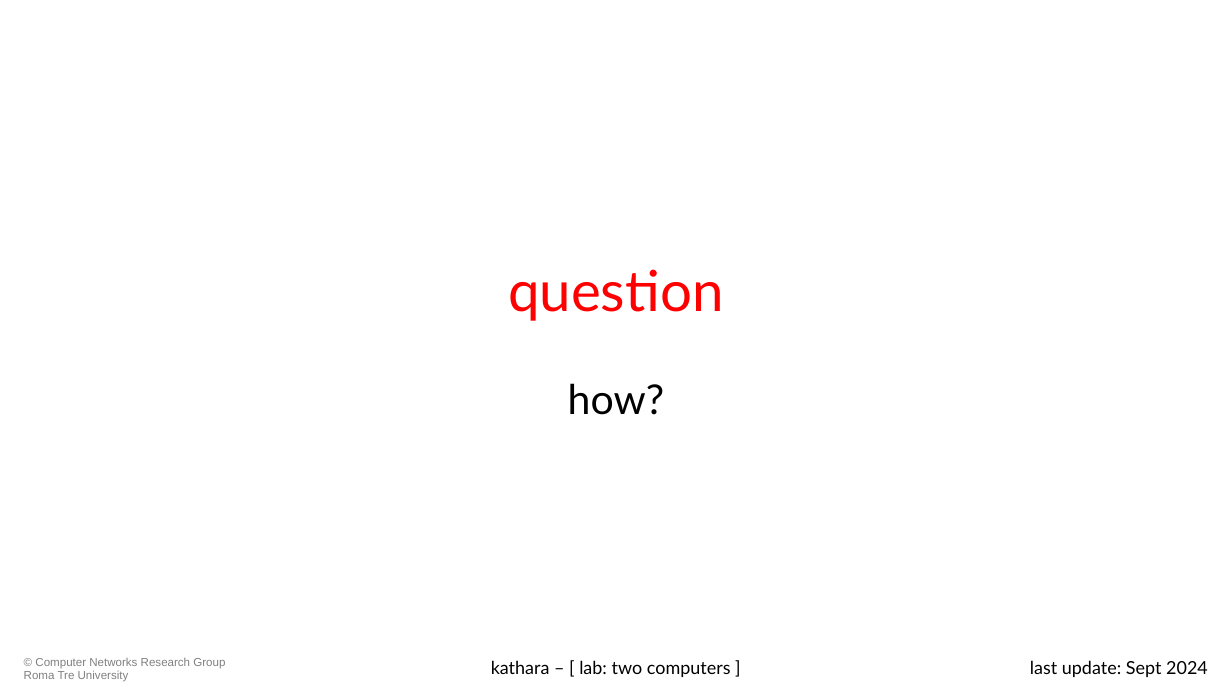
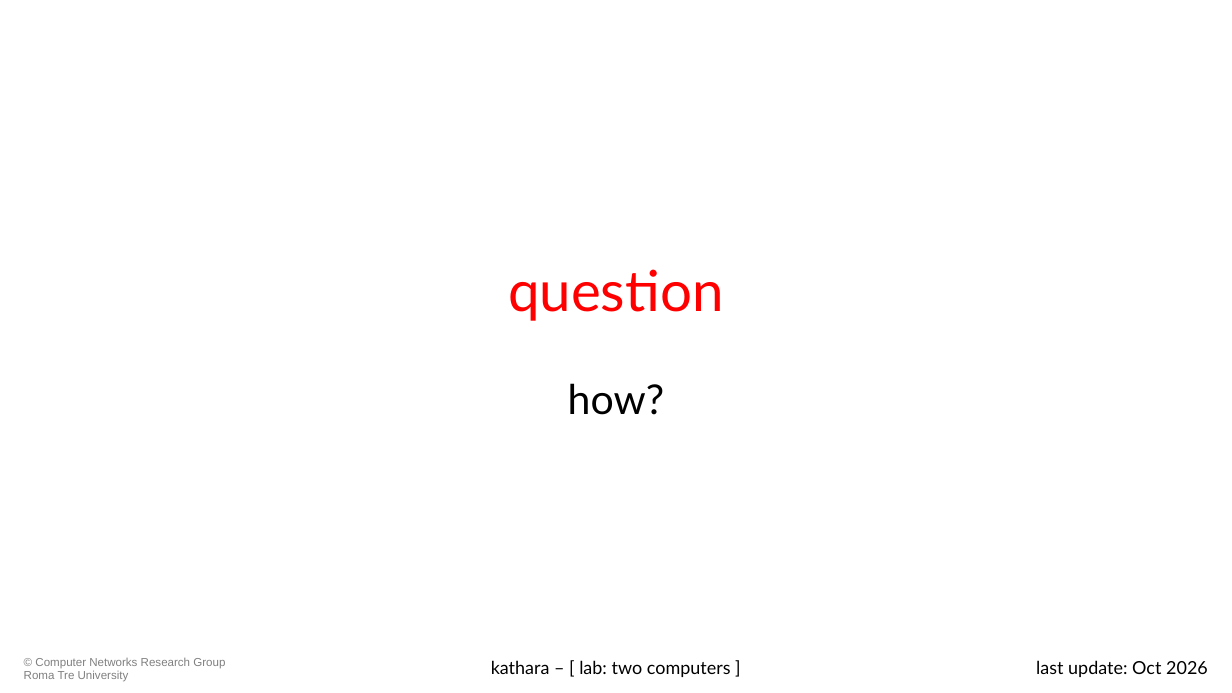
Before and after one commit to KatharaFramework/Kathara-Labs, a slide deck: slide 10 of main-labs/basic-topics/two-computers/0105-kathara-lab_two-computers.pptx. Drawn at 1232x693 pixels with LibreOffice and Linux fonts; fonts in the diff are those of the drawing; background and template pictures are left out. Boxes give left, top, right and bottom in pixels: in the first picture for what was removed or moved away, otherwise in the second. Text is boxed around its words. In the diff, an @@ line names an element or a change of style, - is before the commit and + after.

Commit message:
Update slides

```diff
--- a/main-labs/basic-topics/two-computers/0105-kathara-lab_two-computers.pptx
+++ b/main-labs/basic-topics/two-computers/0105-kathara-lab_two-computers.pptx
@@ text at box(1036, 660, 1208, 677): text changed @@
-last update: Sept 2024
+last update: Oct 2026
```
Also in this commit, not shown: 34 other slides changed, 9 other files.
